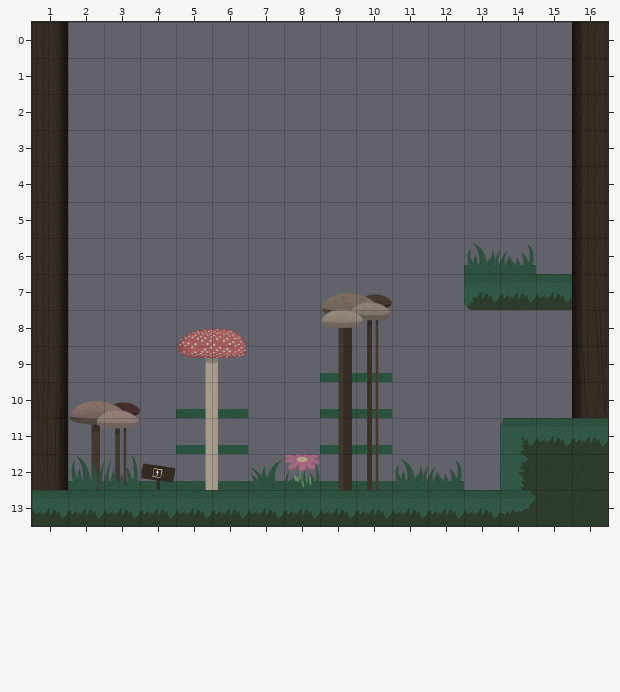
Tiled map, stored at game/3.tmx. The first picture shows the starting point.
Cells are 128x128 px. Shown: x 1..16, y 0..13. Tiles whose own drawing changed are shown in their newer look in all pictures.
Now the later version:
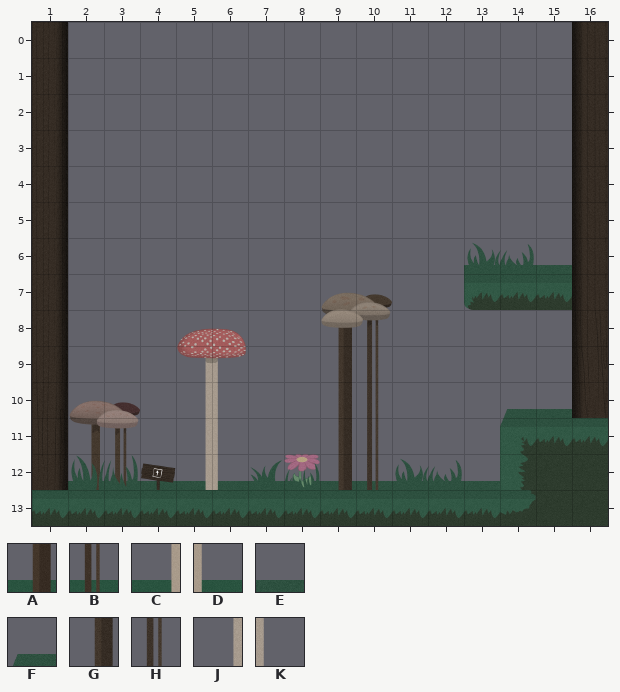
Key: from "default": A 11, B 12, C 15, D 16, E 59, F 60, G 70, H 71, J 81, K 82.
_ is an empty cell.
The exact change:
Layer "Tile Layer 1":
There is now tile E in row 6 at x 15; in row 10 at x 15; in row 12 at x 13.
There is now tile F in row 10 at x 14.
The edit turns tile A into tile G in rows 9 to 11 at x 9.
The edit turns tile B into tile H in rows 9 to 11 at x 10.
The edit turns tile C into tile J in rows 10 to 11 at x 5.
The edit turns tile D into tile K in rows 10 to 11 at x 6.
Boxes around the changes in both pictures, in picture pixels (x1, y1, x2, y2):
added: (536, 265, 572, 274)
changed: (320, 346, 392, 454)
changed: (176, 383, 248, 454)
added: (503, 409, 572, 418)
added: (464, 481, 500, 490)
